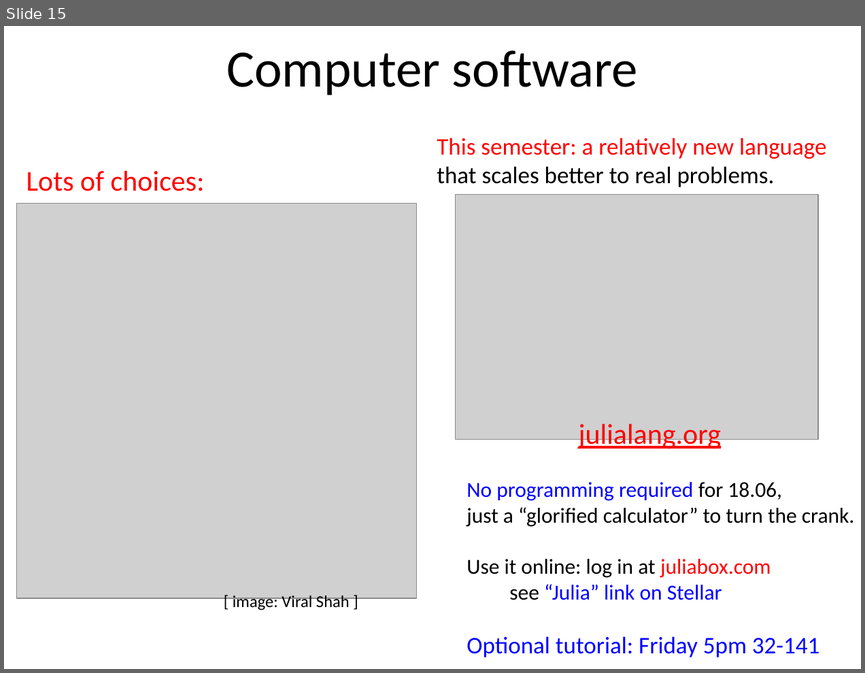
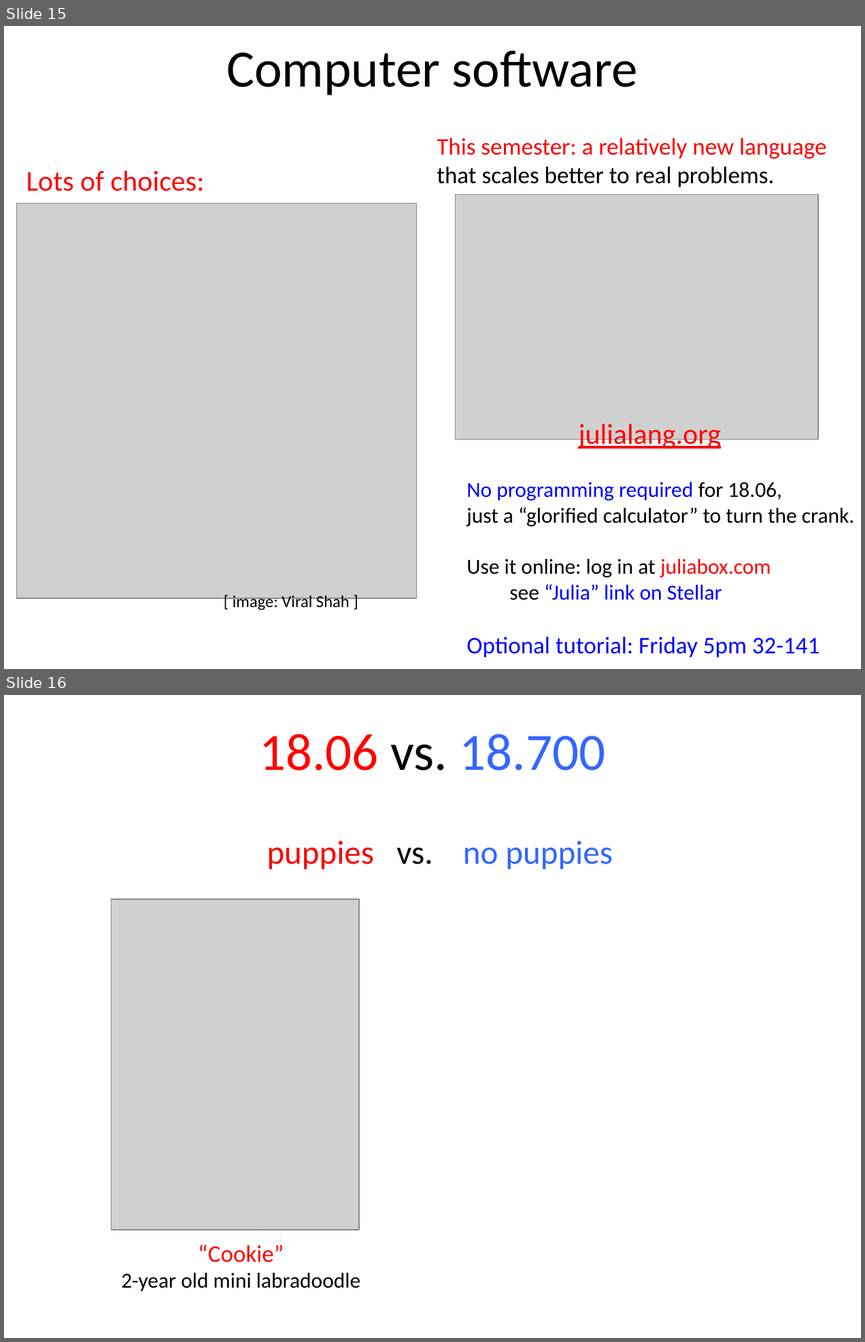
Before and after one commit to mitmath/1806, a slide deck: lectures/1806overview.pptx. Shown one above the other, each under a label of ours: slide 15 before the commit, slides 15 and 16 after it. The pictures are 865x673 and 865x1342 pixels, drawn with LibreOffice and Linux fonts; fonts in the diff are those of the drawing; grey boxes stand for pictures. Boxes give left, top, right and bottom in pixels: in the first picture for what was removed or moved away, otherwise in the second. Text is boxed around its words. In the diff, an @@ line names an element or a change of style, - is before the commit and + after.

```diff
--- a/lectures/1806overview.pptx
+++ b/lectures/1806overview.pptx
@@ slide 16 added at bbox=[4, 695, 861, 1338], background #FFFFFF @@
@@ title added at bbox=[259, 734, 605, 770], 44 pt, text #3366FF @@
+18.06 vs. 18.700
@@ text added at bbox=[267, 841, 613, 869], 28 pt, text #3366FF @@
+puppies vs. no puppies
@@ picture added at bbox=[111, 899, 359, 1229] @@
@@ text added at bbox=[121, 1244, 360, 1291], 18 pt, text #000000 @@
+“Cookie”
+2-year old mini labradoodle
```
Also in this commit, not shown: 6 slides changed, 2 other files.
